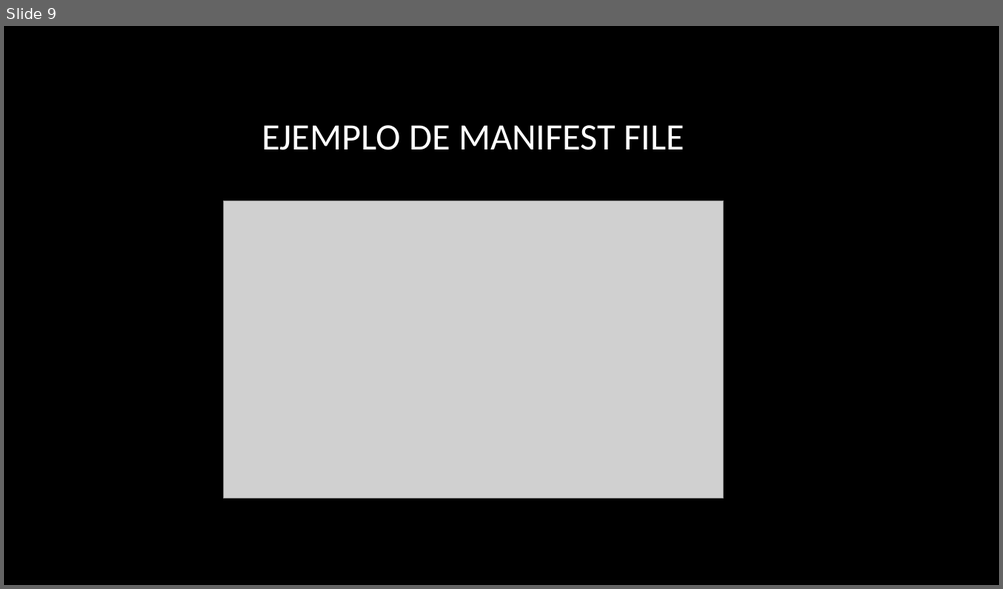
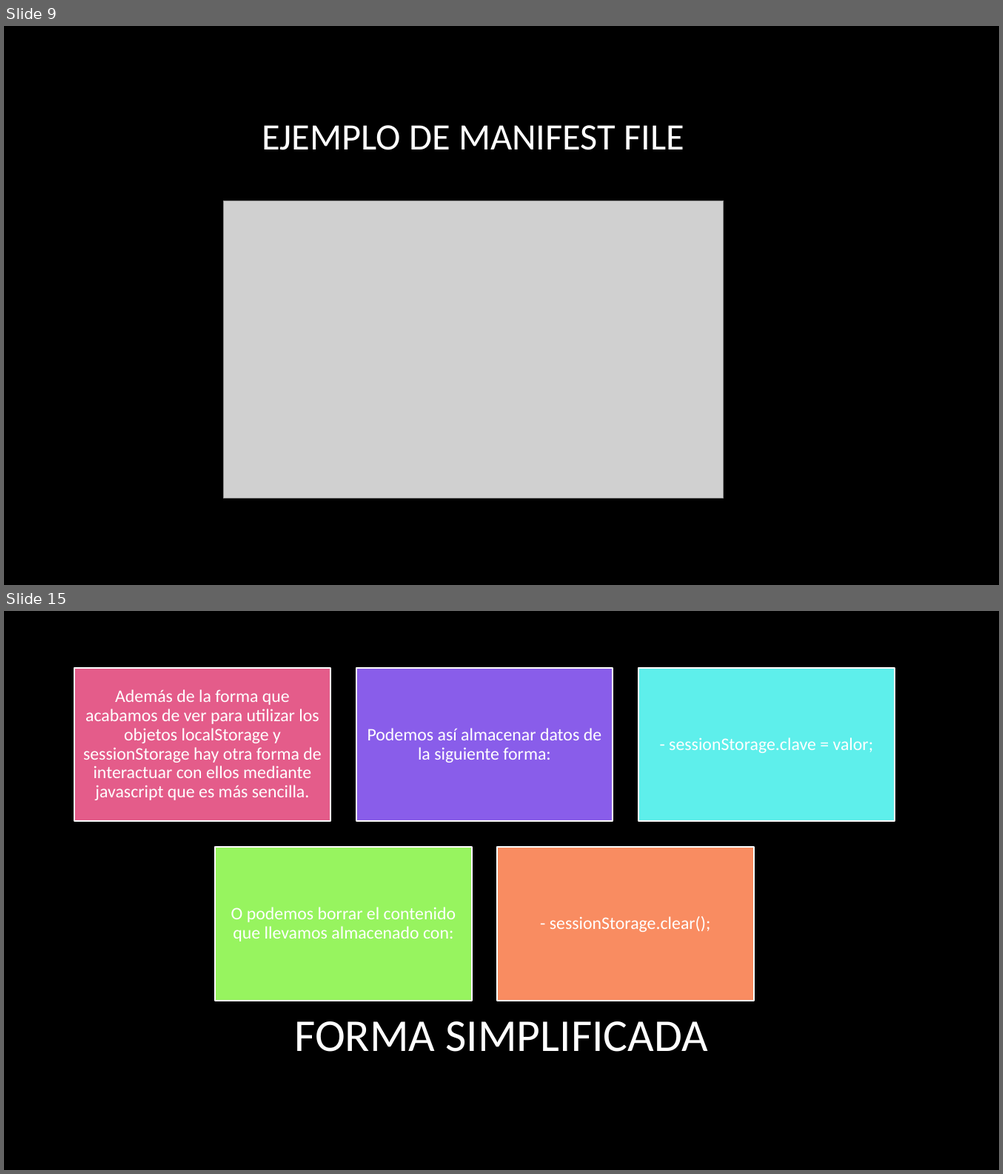
Before and after one commit to serdpa08/trabajoCaches, a slide deck: Trabajo almacenamiento cliente.pptx. Shown one above the other, each under a label of ours: slide 9 before the commit, slides 9 and 15 after it; the slides between them are not shown. The pictures are 1003x589 and 1003x1174 pixels, drawn with LibreOffice and Linux fonts; fonts in the diff are those of the drawing; grey boxes stand for pictures; background and template pictures are left out. Boxes give left, top, right and bottom in pixels: in the first picture for what was removed or moved away, otherwise in the second. Text is boxed around its words. In the diff, an @@ line names an element or a change of style, - is before the commit and + after.

```diff
--- a/Trabajo almacenamiento cliente.pptx
+++ b/Trabajo almacenamiento cliente.pptx
@@ slide 15 added at (x1=4, y1=611, x2=999, y2=1170), background picture (left out) @@
@@ group added at (x1=74, y1=668, x2=895, y2=1001): 5 rectangles, 5 texts @@
+Además de la forma que acabamos de ver para utilizar los objetos localStorage y sessionStorage hay otra forma de interactuar con ellos mediante javascript que es más sencilla.
+Podemos así almacenar datos de la siguiente forma:
+- sessionStorage.clave = valor;
+O podemos borrar el contenido que llevamos almacenado con:
+- sessionStorage.clear();
@@ title added at (x1=294, y1=1022, x2=707, y2=1052), 44 pt, text #FFFFFF @@
+FORMA SIMPLIFICADA
```
Also in this commit, not shown: 1 slide changed, 5 other slides added, 1 other file.
